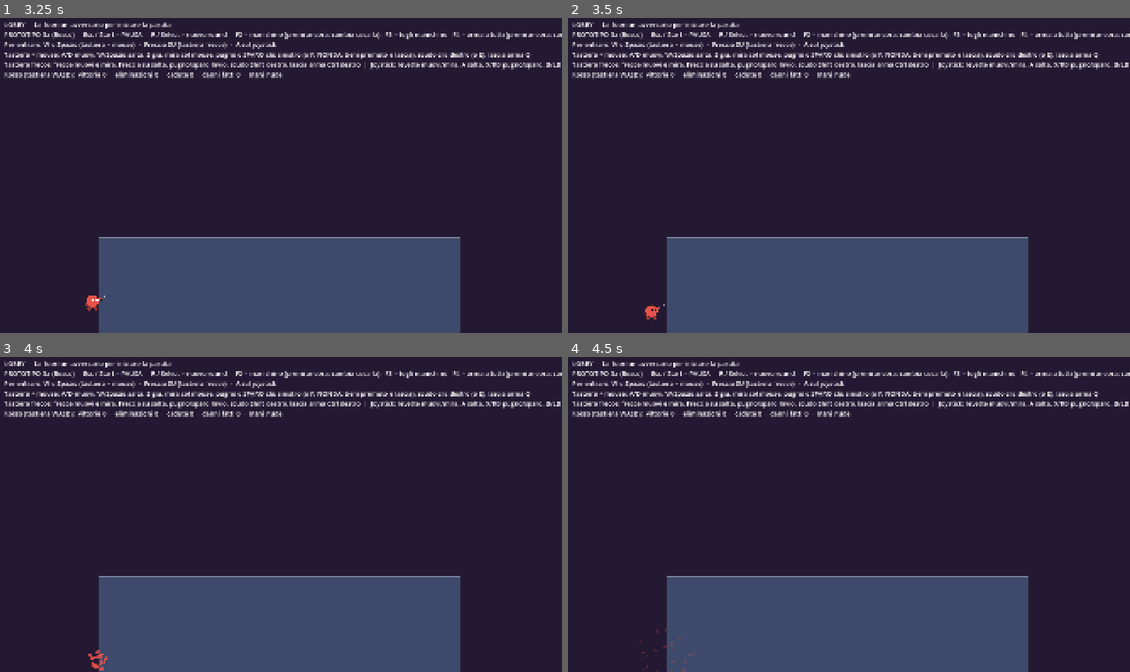
Above: before the commit, frames 1-4 (two rows, left to right).
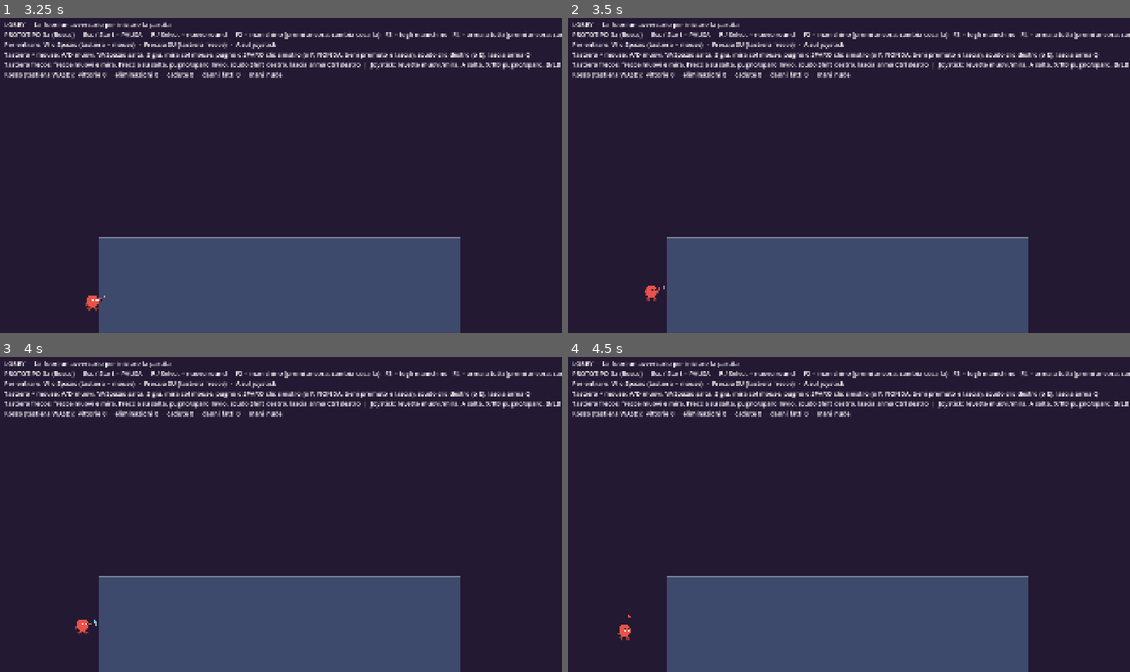
Above: after the commit, the same moments.

Repository: Kev2035/brothers-game
Game: Godot game, scene res://src/core/main.tscn
Two runs of this game, one before a commit and one after it. Both use one fixed random seed, a clock stepped at 60 frames per second and the inputs below.
Inputs (mouse positions are in pixels of both pictures, inside the frame that each line leads up to):
- Up to frame 1 (3.25 s): tap Enter at 0.5 s; move the mouse to (404, 159) at 0.52 s; hold D 0.53-2.03 s; tap F at 0.6 s; click (404, 159) at 0.67 s; tap Space at 0.77, 1.25, 2.85 s; move the mouse to (168, 191) at 1.27 s; tap F (p0_attack) at 1.35 s; click (168, 191) at 1.42 s; tap W (p0_jump) at 1.52, 1.55, 1.82, 2.3, 3.02, 3.05 s; move the mouse to (337, 103) at 2.02 s; hold A (p0_left) 2.03-2.78 s; tap Q (p0_drop) at 2.1 s; click (337, 103) at 2.17 s; move the mouse to (252, 238) at 2.77 s; hold D (p0_right) from 2.78 s (still down); click (252, 238) at 2.92 s
- Up to frame 2 (3.5 s): keep holding D (p0_right); tap W (p0_jump) at 3.32 s
- Up to frame 3 (4 s): keep holding D (p0_right); move the mouse to (449, 561) at 3.52 s; tap E at 3.6 s; click (449, 561) at 3.67 s; tap W (p0_jump) at 3.77, 3.8 s
- Up to frame 4 (4.5 s): tap W (p0_jump) at 4.07 s; move the mouse to (680, 464) at 4.27 s; release D (p0_right) at 4.28 s; hold A (p0_left) from 4.28 s (still down); tap Enter at 4.35 s; click (680, 464) at 4.42 s

Frame 1 is identical in both runs. In frame 2, 0.2% of the frame differs, in the area x 13-18%, y 84-96%; in frame 3, 0.2%; in frame 4, 0.2%.

Commit message:
Tappa 3: livelli 2 e 3 del bosco e salto dai muri piu facile
- Livello 2 "I tronchi sottili" (8 tronchi vicini, pozzi chiusi) e livello 3 "Il bosco delle piattaforme"
- Salto dai muri: salto forte di base, scalata con la direzione verso il muro,
  muro valido entro 28 px, salto in anticipo conservato, scivolata sul muro
- Test automatico a 140 controlli

Co-Authored-By: Claude Fable 5.2 <noreply@anthropic.com>

Diff:
--- /dev/null
+++ b/src/arenas/bosco/piattaforme.tscn
@@ -0,0 +1,190 @@
+[gd_scene load_steps=8 format=3]
+
+[ext_resource type="Script" path="res://src/arenas/arena.gd" id="1_arena"]
+[ext_resource type="Script" path="res://src/objects/platform.gd" id="2_platform"]
+[ext_resource type="Script" path="res://src/weapons/weapon_data.gd" id="3_wdata"]
+[ext_resource type="Resource" path="res://src/weapons/sling.tres" id="4_sling"]
+[ext_resource type="Resource" path="res://src/weapons/wooden_sword.tres" id="5_sword"]
+[ext_resource type="Resource" path="res://src/weapons/knife.tres" id="6_knife"]
+[ext_resource type="Resource" path="res://src/weapons/axe.tres" id="7_axe"]
+
+[node name="Piattaforme" type="Node2D"]
+script = ExtResource("1_arena")
+arena_name = "Il bosco delle piattaforme"
+bounds = Rect2(0, 0, 3200, 1800)
+sky_weapons = Dictionary[ExtResource("3_wdata"), float]({
+ExtResource("4_sling"): 1.0,
+ExtResource("5_sword"): 0.3,
+ExtResource("6_knife"): 2.0,
+ExtResource("7_axe"): 2.0
+})
+
+[node name="Background" type="ColorRect" parent="."]
+offset_left = -1000.0
+offset_top = -1000.0
+offset_right = 4200.0
+offset_bottom = 2800.0
+mouse_filter = 2
+color = Color(0.22, 0.34, 0.3, 1)
+
+[node name="Decor" type="Node2D" parent="."]
+z_index = -5
+
+[node name="Trunk1" type="ColorRect" parent="Decor"]
+offset_left = 200.0
+offset_top = -1000.0
+offset_right = 460.0
+offset_bottom = 2800.0
+mouse_filter = 2
+color = Color(0.3, 0.22, 0.15, 1)
+
+[node name="Trunk2" type="ColorRect" parent="Decor"]
+offset_left = 880.0
+offset_top = -1000.0
+offset_right = 1140.0
+offset_bottom = 2800.0
+mouse_filter = 2
+color = Color(0.3, 0.22, 0.15, 1)
+
+[node name="Trunk3" type="ColorRect" parent="Decor"]
+offset_left = 1470.0
+offset_top = -1000.0
+offset_right = 1730.0
+offset_bottom = 2800.0
+mouse_filter = 2
+color = Color(0.3, 0.22, 0.15, 1)
+
+[node name="Trunk4" type="ColorRect" parent="Decor"]
+offset_left = 2060.0
+offset_top = -1000.0
+offset_right = 2320.0
+offset_bottom = 2800.0
+mouse_filter = 2
+color = Color(0.3, 0.22, 0.15, 1)
+
+[node name="Trunk5" type="ColorRect" parent="Decor"]
+offset_left = 2740.0
+offset_top = -1000.0
+offset_right = 3000.0
+offset_bottom = 2800.0
+mouse_filter = 2
+color = Color(0.3, 0.22, 0.15, 1)
+
+[node name="Platforms" type="Node2D" parent="."]
+
+[node name="StartLeft" type="StaticBody2D" parent="Platforms"]
+position = Vector2(140, 1450)
+script = ExtResource("2_platform")
+size = Vector2(520, 40)
+color = Color(0.5, 0.36, 0.2, 1)
+
+[node name="StartRight" type="StaticBody2D" parent="Platforms"]
+position = Vector2(2540, 1450)
+script = ExtResource("2_platform")
+size = Vector2(520, 40)
+color = Color(0.5, 0.36, 0.2, 1)
+
+[node name="Bridge23Low" type="StaticBody2D" parent="Platforms"]
+position = Vector2(1010, 1300)
+script = ExtResource("2_platform")
+size = Vector2(590, 24)
+one_way = true
+color = Color(0.6, 0.44, 0.26, 1)
+
+[node name="Single4Low" type="StaticBody2D" parent="Platforms"]
+position = Vector2(2080, 1320)
+script = ExtResource("2_platform")
+size = Vector2(220, 24)
+one_way = true
+color = Color(0.6, 0.44, 0.26, 1)
+
+[node name="Single2Mid" type="StaticBody2D" parent="Platforms"]
+position = Vector2(900, 1050)
+script = ExtResource("2_platform")
+size = Vector2(220, 24)
+one_way = true
+color = Color(0.6, 0.44, 0.26, 1)
+
+[node name="Bridge34Mid" type="StaticBody2D" parent="Platforms"]
+position = Vector2(1600, 1060)
+script = ExtResource("2_platform")
+size = Vector2(590, 24)
+one_way = true
+color = Color(0.6, 0.44, 0.26, 1)
+
+[node name="Single1Mid" type="StaticBody2D" parent="Platforms"]
+position = Vector2(220, 1150)
+script = ExtResource("2_platform")
+size = Vector2(220, 24)
+one_way = true
+color = Color(0.6, 0.44, 0.26, 1)
+
+[node name="Single5Mid" type="StaticBody2D" parent="Platforms"]
+position = Vector2(2760, 1150)
+script = ExtResource("2_platform")
+size = Vector2(220, 24)
+one_way = true
+color = Color(0.6, 0.44, 0.26, 1)
+
+[node name="Bridge12High" type="StaticBody2D" parent="Platforms"]
+position = Vector2(330, 830)
+script = ExtResource("2_platform")
+size = Vector2(680, 24)
+one_way = true
+color = Color(0.6, 0.44, 0.26, 1)
+
+[node name="Single3High" type="StaticBody2D" parent="Platforms"]
+position = Vector2(1490, 800)
+script = ExtResource("2_platform")
+size = Vector2(220, 24)
+one_way = true
+color = Color(0.6, 0.44, 0.26, 1)
+
+[node name="Bridge45High" type="StaticBody2D" parent="Platforms"]
+position = Vector2(2190, 830)
+script = ExtResource("2_platform")
+size = Vector2(680, 24)
+one_way = true
+color = Color(0.6, 0.44, 0.26, 1)
+
+[node name="Single2Top" type="StaticBody2D" parent="Platforms"]
+position = Vector2(900, 570)
+script = ExtResource("2_platform")
+size = Vector2(220, 24)
+one_way = true
+color = Color(0.6, 0.44, 0.26, 1)
+
+[node name="Bridge34Top" type="StaticBody2D" parent="Platforms"]
+position = Vector2(1600, 540)
+script = ExtResource("2_platform")
+size = Vector2(590, 24)
+one_way = true
+color = Color(0.6, 0.44, 0.26, 1)
+
+[node name="Single1Top" type="StaticBody2D" parent="Platforms"]
+position = Vector2(220, 560)
+script = ExtResource("2_platform")
+size = Vector2(220, 24)
+one_way = true
+color = Color(0.6, 0.44, 0.26, 1)
+
+[node name="Single5Top" type="StaticBody2D" parent="Platforms"]
+position = Vector2(2760, 560)
+script = ExtResource("2_platform")
+size = Vector2(220, 24)
+one_way = true
+color = Color(0.6, 0.44, 0.26, 1)
+
+[node name="Spawns" type="Node2D" parent="."]
+
+[node name="Spawn1" type="Marker2D" parent="Spawns"]
+position = Vector2(300, 1448)
+
+[node name="Spawn2" type="Marker2D" parent="Spawns"]
+position = Vector2(2900, 1448)
+
+[node name="Spawn3" type="Marker2D" parent="Spawns"]
+position = Vector2(520, 1448)
+
+[node name="Spawn4" type="Marker2D" parent="Spawns"]
+position = Vector2(2680, 1448)
--- /dev/null
+++ b/src/arenas/bosco/tronchi.tscn
@@ -0,0 +1,285 @@
+[gd_scene load_steps=8 format=3]
+
+[ext_resource type="Script" path="res://src/arenas/arena.gd" id="1_arena"]
+[ext_resource type="Script" path="res://src/objects/platform.gd" id="2_platform"]
+[ext_resource type="Script" path="res://src/weapons/weapon_data.gd" id="3_wdata"]
+[ext_resource type="Resource" path="res://src/weapons/sling.tres" id="4_sling"]
+[ext_resource type="Resource" path="res://src/weapons/wooden_sword.tres" id="5_sword"]
+[ext_resource type="Resource" path="res://src/weapons/knife.tres" id="6_knife"]
+[ext_resource type="Resource" path="res://src/weapons/axe.tres" id="7_axe"]
+
+[node name="Tronchi" type="Node2D"]
+script = ExtResource("1_arena")
+arena_name = "I tronchi sottili"
+bounds = Rect2(0, 0, 3200, 1800)
+sky_weapons = Dictionary[ExtResource("3_wdata"), float]({
+ExtResource("4_sling"): 2.0,
+ExtResource("5_sword"): 0.5,
+ExtResource("6_knife"): 2.0,
+ExtResource("7_axe"): 2.0
+})
+
+[node name="Background" type="ColorRect" parent="."]
+offset_left = -1000.0
+offset_top = -1000.0
+offset_right = 4200.0
+offset_bottom = 2800.0
+mouse_filter = 2
+color = Color(0.21, 0.33, 0.31, 1)
+
+[node name="Decor" type="Node2D" parent="."]
+z_index = -5
+
+[node name="TrunkAbove1" type="ColorRect" parent="Decor"]
+offset_left = 450.0
+offset_top = -1000.0
+offset_right = 510.0
+offset_bottom = 560.0
+mouse_filter = 2
+color = Color(0.3, 0.22, 0.15, 1)
+
+[node name="TrunkBelow1" type="ColorRect" parent="Decor"]
+offset_left = 450.0
+offset_top = 1600.0
+offset_right = 510.0
+offset_bottom = 2800.0
+mouse_filter = 2
+color = Color(0.3, 0.22, 0.15, 1)
+
+[node name="TrunkAbove2" type="ColorRect" parent="Decor"]
+offset_left = 770.0
+offset_top = -1000.0
+offset_right = 830.0
+offset_bottom = 560.0
+mouse_filter = 2
+color = Color(0.3, 0.22, 0.15, 1)
+
+[node name="TrunkBelow2" type="ColorRect" parent="Decor"]
+offset_left = 770.0
+offset_top = 1600.0
+offset_right = 830.0
+offset_bottom = 2800.0
+mouse_filter = 2
+color = Color(0.3, 0.22, 0.15, 1)
+
+[node name="TrunkAbove3" type="ColorRect" parent="Decor"]
+offset_left = 1090.0
+offset_top = -1000.0
+offset_right = 1150.0
+offset_bottom = 560.0
+mouse_filter = 2
+color = Color(0.3, 0.22, 0.15, 1)
+
+[node name="TrunkBelow3" type="ColorRect" parent="Decor"]
+offset_left = 1090.0
+offset_top = 1600.0
+offset_right = 1150.0
+offset_bottom = 2800.0
+mouse_filter = 2
+color = Color(0.3, 0.22, 0.15, 1)
+
+[node name="TrunkAbove4" type="ColorRect" parent="Decor"]
+offset_left = 1410.0
+offset_top = -1000.0
+offset_right = 1470.0
+offset_bottom = 560.0
+mouse_filter = 2
+color = Color(0.3, 0.22, 0.15, 1)
+
+[node name="TrunkBelow4" type="ColorRect" parent="Decor"]
+offset_left = 1410.0
+offset_top = 1600.0
+offset_right = 1470.0
+offset_bottom = 2800.0
+mouse_filter = 2
+color = Color(0.3, 0.22, 0.15, 1)
+
+[node name="TrunkAbove5" type="ColorRect" parent="Decor"]
+offset_left = 1730.0
+offset_top = -1000.0
+offset_right = 1790.0
+offset_bottom = 560.0
+mouse_filter = 2
+color = Color(0.3, 0.22, 0.15, 1)
+
+[node name="TrunkBelow5" type="ColorRect" parent="Decor"]
+offset_left = 1730.0
+offset_top = 1600.0
+offset_right = 1790.0
+offset_bottom = 2800.0
+mouse_filter = 2
+color = Color(0.3, 0.22, 0.15, 1)
+
+[node name="TrunkAbove6" type="ColorRect" parent="Decor"]
+offset_left = 2050.0
+offset_top = -1000.0
+offset_right = 2110.0
+offset_bottom = 560.0
+mouse_filter = 2
+color = Color(0.3, 0.22, 0.15, 1)
+
+[node name="TrunkBelow6" type="ColorRect" parent="Decor"]
+offset_left = 2050.0
+offset_top = 1600.0
+offset_right = 2110.0
+offset_bottom = 2800.0
+mouse_filter = 2
+color = Color(0.3, 0.22, 0.15, 1)
+
+[node name="TrunkAbove7" type="ColorRect" parent="Decor"]
+offset_left = 2370.0
+offset_top = -1000.0
+offset_right = 2430.0
+offset_bottom = 560.0
+mouse_filter = 2
+color = Color(0.3, 0.22, 0.15, 1)
+
+[node name="TrunkBelow7" type="ColorRect" parent="Decor"]
+offset_left = 2370.0
+offset_top = 1600.0
+offset_right = 2430.0
+offset_bottom = 2800.0
+mouse_filter = 2
+color = Color(0.3, 0.22, 0.15, 1)
+
+[node name="TrunkAbove8" type="ColorRect" parent="Decor"]
+offset_left = 2690.0
+offset_top = -1000.0
+offset_right = 2750.0
+offset_bottom = 560.0
+mouse_filter = 2
+color = Color(0.3, 0.22, 0.15, 1)
+
+[node name="TrunkBelow8" type="ColorRect" parent="Decor"]
+offset_left = 2690.0
+offset_top = 1600.0
+offset_right = 2750.0
+offset_bottom = 2800.0
+mouse_filter = 2
+color = Color(0.3, 0.22, 0.15, 1)
+
+[node name="Platforms" type="Node2D" parent="."]
+
+[node name="Base" type="StaticBody2D" parent="Platforms"]
+position = Vector2(-250, 1600)
+script = ExtResource("2_platform")
+size = Vector2(3700, 60)
+color = Color(0.5, 0.36, 0.2, 1)
+
+[node name="Trunk1" type="StaticBody2D" parent="Platforms"]
+position = Vector2(440, 560)
+script = ExtResource("2_platform")
+size = Vector2(80, 1040)
+color = Color(0.36, 0.25, 0.16, 1)
+
+[node name="Top1" type="StaticBody2D" parent="Platforms"]
+position = Vector2(380, 560)
+script = ExtResource("2_platform")
+size = Vector2(200, 24)
+one_way = true
+color = Color(0.6, 0.44, 0.26, 1)
+
+[node name="Trunk2" type="StaticBody2D" parent="Platforms"]
+position = Vector2(760, 560)
+script = ExtResource("2_platform")
+size = Vector2(80, 1040)
+color = Color(0.36, 0.25, 0.16, 1)
+
+[node name="Top2" type="StaticBody2D" parent="Platforms"]
+position = Vector2(700, 560)
+script = ExtResource("2_platform")
+size = Vector2(200, 24)
+one_way = true
+color = Color(0.6, 0.44, 0.26, 1)
+
+[node name="Trunk3" type="StaticBody2D" parent="Platforms"]
+position = Vector2(1080, 560)
+script = ExtResource("2_platform")
+size = Vector2(80, 1040)
+color = Color(0.36, 0.25, 0.16, 1)
+
+[node name="Top3" type="StaticBody2D" parent="Platforms"]
+position = Vector2(1020, 560)
+script = ExtResource("2_platform")
+size = Vector2(200, 24)
+one_way = true
+color = Color(0.6, 0.44, 0.26, 1)
+
+[node name="Trunk4" type="StaticBody2D" parent="Platforms"]
+position = Vector2(1400, 560)
+script = ExtResource("2_platform")
+size = Vector2(80, 1040)
+color = Color(0.36, 0.25, 0.16, 1)
+
+[node name="Top4" type="StaticBody2D" parent="Platforms"]
+position = Vector2(1340, 560)
+script = ExtResource("2_platform")
+size = Vector2(200, 24)
+one_way = true
+color = Color(0.6, 0.44, 0.26, 1)
+
+[node name="Trunk5" type="StaticBody2D" parent="Platforms"]
+position = Vector2(1720, 560)
+script = ExtResource("2_platform")
+size = Vector2(80, 1040)
+color = Color(0.36, 0.25, 0.16, 1)
+
+[node name="Top5" type="StaticBody2D" parent="Platforms"]
+position = Vector2(1660, 560)
+script = ExtResource("2_platform")
+size = Vector2(200, 24)
+one_way = true
+color = Color(0.6, 0.44, 0.26, 1)
+
+[node name="Trunk6" type="StaticBody2D" parent="Platforms"]
+position = Vector2(2040, 560)
+script = ExtResource("2_platform")
+size = Vector2(80, 1040)
+color = Color(0.36, 0.25, 0.16, 1)
+
+[node name="Top6" type="StaticBody2D" parent="Platforms"]
+position = Vector2(1980, 560)
+script = ExtResource("2_platform")
+size = Vector2(200, 24)
+one_way = true
+color = Color(0.6, 0.44, 0.26, 1)
+
+[node name="Trunk7" type="StaticBody2D" parent="Platforms"]
+position = Vector2(2360, 560)
+script = ExtResource("2_platform")
+size = Vector2(80, 1040)
+color = Color(0.36, 0.25, 0.16, 1)
+
+[node name="Top7" type="StaticBody2D" parent="Platforms"]
+position = Vector2(2300, 560)
+script = ExtResource("2_platform")
+size = Vector2(200, 24)
+one_way = true
+color = Color(0.6, 0.44, 0.26, 1)
+
+[node name="Trunk8" type="StaticBody2D" parent="Platforms"]
+position = Vector2(2680, 560)
+script = ExtResource("2_platform")
+size = Vector2(80, 1040)
+color = Color(0.36, 0.25, 0.16, 1)
+
+[node name="Top8" type="StaticBody2D" parent="Platforms"]
+position = Vector2(2620, 560)
+script = ExtResource("2_platform")
+size = Vector2(200, 24)
+one_way = true
+color = Color(0.6, 0.44, 0.26, 1)
+
+[node name="Spawns" type="Node2D" parent="."]
+
+[node name="Spawn1" type="Marker2D" parent="Spawns"]
+position = Vector2(1280, 1598)
+
+[node name="Spawn2" type="Marker2D" parent="Spawns"]
+position = Vector2(1920, 1598)
+
+[node name="Spawn3" type="Marker2D" parent="Spawns"]
+position = Vector2(960, 1598)
+
+[node name="Spawn4" type="Marker2D" parent="Spawns"]
+position = Vector2(2240, 1598)
--- a/src/core/main.gd
+++ b/src/core/main.gd
@@ -28,6 +28,8 @@
 ## così anche con tante arene il gioco parte subito e non si blocca.
 const ARENA_PATHS: Array[String] = [
 	"res://src/arenas/bosco/radici.tscn",
+	"res://src/arenas/bosco/tronchi.tscn",
+	"res://src/arenas/bosco/piattaforme.tscn",
 	"res://src/arenas/test_arena/test_arena.tscn",
 	"res://src/arenas/torri/torri.tscn",
 	"res://src/arenas/ponti/ponti.tscn",
--- a/src/player/player.gd
+++ b/src/player/player.gd
@@ -33,12 +33,13 @@
 @export var jump_buffer := 0.12 ## premi un attimo prima di atterrare e salta lo stesso
 
 @export_group("Salto dai muri")
-@export var wall_jump_height := 150.0 ## salto dal muro senza SU: ti lanci via dal muro
+@export var wall_jump_height := 210.0 ## salto dal muro normale: ti lanci verso l'altra parete, salendo
 @export var wall_jump_push := 650.0 ## quanto ti spinge via dal muro
-@export var wall_climb_height := 130.0 ## tenendo SU (scalata): quanto sali a ogni salto...
+@export var wall_climb_height := 130.0 ## tenendo la direzione VERSO il muro (scalata): quanto sali a ogni salto...
 @export var wall_climb_push := 400.0 ## ...e quanto ti stacchi: più è alto, più la scalata è faticosa
 @export var wall_jump_lock := 0.18 ## secondi in cui non puoi subito tornare verso il muro
-@export var wall_detect := 6.0 ## distanza (pixel) entro cui sei "attaccato" al muro
+@export var wall_detect := 28.0 ## distanza (pixel) entro cui il muro "vale": non serve toccarlo al millimetro
+@export var wall_slide_speed := 500.0 ## spingendo contro un muro scivoli giù al massimo a questa velocità (0 = niente)
 
 @export_group("Scudo")
 @export var shield_duration := 0.45 ## secondi prima che l'arco sparisca del tutto
@@ -186,14 +187,19 @@
 	# poi dal muro, poi doppio salto in aria.
 	var jump_now := not stunned and _just("jump")
 	var wall_side := 0 if on_floor else _wall_side()
+	# Stai per toccare un muro? Allora il salto premuto un attimo prima non si spreca
+	# come doppio salto: aspetta il muro e diventa un salto dal muro.
+	var wall_soon := not on_floor and wall_side == 0 and _wall_ahead()
 	if _buffer > 0.0 and _coyote > 0.0:
 		velocity.y = -_jump_velocity
 		_buffer = 0.0
 		_coyote = 0.0
 		_jump_held_cut = true
 		_squash = -0.6
-	elif jump_now and _coyote <= 0.0 and wall_side != 0:
-		var climbing := _held("up")
+	elif _buffer > 0.0 and _coyote <= 0.0 and wall_side != 0:
+		# Spingi VERSO il muro = scalata a piccoli salti sullo stesso muro.
+		# Altrimenti = salto forte verso la parete di fronte.
+		var climbing := absf(input_x) > 0.3 and signf(input_x) == float(wall_side)
 		var h := wall_climb_height if climbing else wall_jump_height
 		velocity.y = -sqrt(2.0 * _gravity * h)
 		velocity.x = -float(wall_side) * (wall_climb_push if climbing else wall_jump_push)
@@ -202,7 +208,7 @@
 		_buffer = 0.0
 		_jump_held_cut = false # dal muro il salto ha sempre la stessa altezza, anche toccando appena il tasto
 		_squash = -0.5
-	elif jump_now and _coyote <= 0.0 and _air_jumps > 0 and _drop_timer <= 0.0:
+	elif jump_now and _coyote <= 0.0 and _air_jumps > 0 and _drop_timer <= 0.0 and not wall_soon:
 		velocity.y = -_double_jump_velocity
 		_air_jumps -= 1
 		_buffer = 0.0
@@ -224,6 +230,11 @@
 			g *= 1.5
 			limit = fast_fall_speed
 		velocity.y = minf(velocity.y + g * delta, limit)
+		# Scivolata sul muro: spingendo contro una parete si scende piano,
+		# così c'è il tempo di premere il salto.
+		if wall_slide_speed > 0.0 and wall_side != 0 and is_on_wall() and not down_held \
+				and absf(input_x) > 0.3 and signf(input_x) == float(wall_side):
+			velocity.y = minf(velocity.y, wall_slide_speed)
 
 	# Movimento orizzontale con accelerazione (scattante ma non a scatti).
 	var accel: float
@@ -357,6 +368,14 @@
 	return 0
 
 
+## Sto volando verso un muro e lo toccherò entro il tempo del "buffer" del salto?
+func _wall_ahead() -> bool:
+	if absf(velocity.x) < 50.0:
+		return false
+	var c := move_and_collide(Vector2(velocity.x * jump_buffer, 0.0), true)
+	return c != null and not (c.get_collider() as Node).is_in_group("bounds") and absf(c.get_normal().x) > 0.7
+
+
 func is_shielding() -> bool:
 	return _shield_t >= 0.0
 
--- a/tests/test_prototipo.gd
+++ b/tests/test_prototipo.gd
@@ -539,6 +539,7 @@
 
 	await _test_armi_bosco(p0, p1)
 	await _test_radici()
+	await _test_bosco_2_3()
 	await _test_lobby_e_partita()
 	await _test_menu_pausa()
 
@@ -1024,3 +1025,102 @@
 	main.start_round()
 	await frames(3)
 	check(_fixed_pickups().size() == 1 and a.weapon == null, "nuovo round: la spada fissa torna al centro")
+
+
+## Carica un'arena da sola (senza lobby) con due giocatori. Ritorna [a, b].
+func _open_arena(path: String) -> Array:
+	main.queue_free()
+	await frames(3)
+	main = load("res://src/core/main.tscn").instantiate()
+	main.fixed_arena = load(path)
+	root.add_child(main)
+	await frames(2)
+	main.auto_weapons = false
+	var a = main.add_player("kb_b", -1, "kb_b")
+	var b = main.add_player("joy", 0, "joy_0")
+	await frames(60)
+	return [a, b]
+
+
+## Controlla che dal cielo cadano solo le armi permesse (nomi dei file .tres).
+func _only_weapons(allowed: Array) -> bool:
+	var ok := true
+	for i in 40:
+		var pk = main.spawn_weapon()
+		var file: String = pk.data.resource_path.get_file().get_basename()
+		if not allowed.has(file):
+			ok = false
+		pk.queue_free()
+	await frames(2)
+	return ok
+
+
+## Livelli 2 e 3 del bosco.
+func _test_bosco_2_3() -> void:
+	const BOSCO_2 := ["sling", "wooden_sword", "knife", "axe"]
+	check(main.ARENA_PATHS[1].ends_with("tronchi.tscn") and main.ARENA_PATHS[2].ends_with("piattaforme.tscn"), "i livelli 2 e 3 del bosco vengono dopo Le radici")
+
+	# --- Livello 2: I tronchi sottili ---
+	var pl: Array = await _open_arena("res://src/arenas/bosco/tronchi.tscn")
+	var a = pl[0]
+	var b = pl[1]
+	check(main.arena.arena_name == "I tronchi sottili" and a.is_on_floor() and b.is_on_floor(), "Tronchi: si parte in piedi sulla base")
+	check(await _only_weapons(BOSCO_2), "Tronchi: cadono solo fionde, spade di legno, coltelli e asce")
+	check(a._wall_side() == 0, "Tronchi: si parte in mezzo a due alberi, staccati dai tronchi")
+	# Non si passa da un corridoio all'altro camminando: i tronchi sono muri.
+	var x_start: float = a.global_position.x
+	Input.action_press("p0_left")
+	await frames(60)
+	Input.action_release("p0_left")
+	check(a.global_position.x > 1160.0 and a.global_position.x < x_start - 50.0, "Tronchi: i tronchi sono muri (ci si ferma a x=%.0f)" % a.global_position.x)
+	# Si sale rimbalzando da un tronco all'altro col salto dai muri.
+	var dir := -1.0
+	var t := 0
+	var since := 99
+	Input.action_press("p0_jump")
+	await frames(3)
+	Input.action_release("p0_jump")
+	while t < 900 and not (a.is_on_floor() and a.global_position.y < 600.0):
+		since += 1
+		Input.action_release("p0_left")
+		Input.action_release("p0_right")
+		Input.action_press("p0_left" if dir < 0.0 else "p0_right")
+		if since == 2:
+			Input.action_release("p0_jump")
+			Input.action_release("p0_up")
+		if since > 4 and not a.is_on_floor() and a._wall_side() == int(dir):
+			Input.action_press("p0_up") # sulla tastiera il tasto del salto è anche "su"
+			Input.action_press("p0_jump")
+			since = 0
+			dir = -dir
+		elif since > 20 and a.is_on_floor():
+			Input.action_press("p0_jump") # ricaduto a terra: si riparte
+			since = 0
+		await physics_frame
+		t += 1
+	Input.action_release("p0_left")
+	Input.action_release("p0_right")
+	Input.action_release("p0_jump")
+	Input.action_release("p0_up")
+	print("    Tronchi: in cima in %.1f s rimbalzando tra due tronchi (y=%.0f)" % [t / 60.0, a.global_position.y])
+	check(a.is_on_floor() and a.global_position.y < 600.0 and t < 240, "Tronchi: si arriva in cima rimbalzando tra i tronchi (%.1f s)" % (t / 60.0))
+
+	# --- Livello 3: Il bosco delle piattaforme ---
+	pl = await _open_arena("res://src/arenas/bosco/piattaforme.tscn")
+	a = pl[0]
+	b = pl[1]
+	check(main.arena.arena_name == "Il bosco delle piattaforme" and a.is_on_floor() and b.is_on_floor(), "Piattaforme: si parte sulle due piattaforme laterali in basso")
+	check(a.global_position.x < 700.0 and b.global_position.x > 2500.0, "Piattaforme: uno a sinistra e uno a destra")
+	check(await _only_weapons(BOSCO_2), "Piattaforme: cadono solo le armi del bosco")
+	# Dalla partenza si sale fino in cima saltando di piattaforma in piattaforma.
+	a.global_position = Vector2(330, 1148) # piattaforma sul primo albero
+	a.velocity = Vector2.ZERO
+	await frames(20)
+	check(a.is_on_floor(), "Piattaforme: si sta sulle piattaforme degli alberi")
+	# In mezzo c'è il vuoto: cadere uccide.
+	var falls_before: int = main.falls[1]
+	b.global_position = Vector2(1800, 1500)
+	b.velocity = Vector2.ZERO
+	await _wait_for(func(): return not b.alive, 3.0)
+	check(not b.alive and main.falls[1] == falls_before + 1, "Piattaforme: si puo cadere nel vuoto")
+	await create_timer(2.8).timeout
Not shown, changed: STATO.md
Not shown, changed: docs/tema_bosco.md
